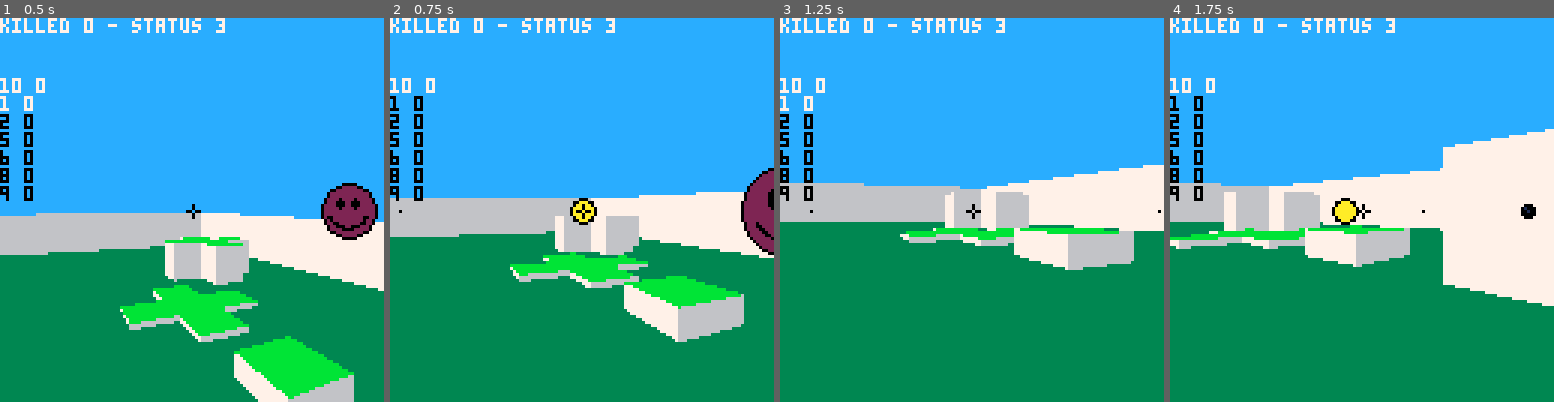
Above: before the commit, frames 1-4 (left to right).
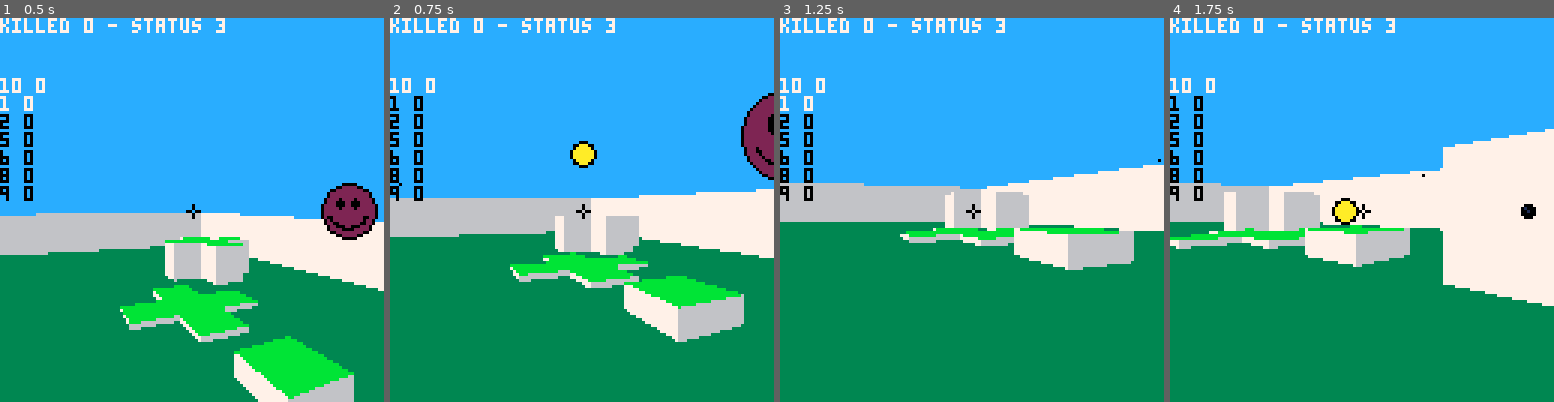
Above: after the commit, the same moments.

Repository: gotsunami/picomaze
Game: PICO-8 cartridge picomaze.p8
Same seed, same stepped clock (60 frames per second), same inputs: the game is played once before the commit and once after it.
Inputs:
- Up to frame 1 (0.5 s): no input
- Up to frame 2 (0.75 s): tap O (Z key) at 0.7 s
- Up to frame 3 (1.25 s): no input
- Up to frame 4 (1.75 s): hold Right from 1.6 s (still down); tap O (Z key) at 1.7 s

Frame 1 is identical in both runs. In frame 2, 3.5% of the frame differs, in the area x 2-100%, y 19-62%; in frame 3, less than 0.1%; in frame 4, less than 0.1%.

Commit message:
Handle z to display objects and for bullet collisions

Diff:
--- a/picomaze.p8
+++ b/picomaze.p8
@@ -103,7 +103,8 @@
       sm.bl.y=sm.bl.y+sin(sm.bl.d)*0.55
       -- hit an enemy?
       for en in all(pls) do
-	 if (sqrt((sm.bl.x - en.x)^2 + (sm.bl.y - en.y)^2) < 0.25) then
+	 if (sqrt((sm.bl.x - en.x)^2 + (sm.bl.y - en.y)^2) < 0.25 and
+	     abs(sm.bl.z - en.z) < 0.4) then
 	    hit(sm, en)
 	    sm.bl.fired = false
 	    break
@@ -192,42 +193,44 @@
 ----------------------------------------
 -- draw a smiley
 function draw_smiley(sm)
-    local dt = pl.d - atan2(sm.x - pl.x, sm.y - pl.y)
-    if (abs(dt) < 0.3) then
-       local r = 32 / sqrt((sm.x - pl.x)^2 + (sm.y - pl.y)^2)
-       local dx = 90 * sin(dt)
-       -- contour --
-       circfill(64-dx,64,r,sm.cl[1])
-       circ(64-dx,64,r,sm.cl[0])
-
-       -- eyes
-       circfill(64-dx-r/3.5,64-r/3.5,r/7,sm.cl[0])
-       circfill(64-dx-r/3.5,64-r/4.6,r/6,sm.cl[0])
-       circfill(64-dx-r/3.5,64-r/6,r/7,sm.cl[0])
-
-       circfill(64-dx+r/3.5,64-r/3.5,r/7,sm.cl[0])
-       circfill(64-dx+r/3.5,64-r/4.6,r/6,sm.cl[0])
-       circfill(64-dx+r/3.5,64-r/6,r/7,sm.cl[0])
-
-       -- mouth
-       if (sm.l == 3) then       -- happy
-	  local x, y, r = 64-dx, 64-r*0.1, r/1.3
-	  for angle = 210, 330.0 do
-	     local ptx, pty = x + r * cos( angle / 360 ), y + r * sin( angle / 360 )
-	     pset( ptx, pty,sm.cl[0])
-	  end
-       end
-       if (flr(sm.l) == 2) then       -- neutral
-	  line(64-dx-r/2,64+r/3,64-dx+r/2,64+r/3,sm.cl[0])
-       end
-       if (flr(sm.l) == 1) then       -- unhappy
-	  local x, y, r = 64-dx, 64+r, r/1.3
-	  for angle = 30, 150.0 do
-	     local ptx, pty = x + r * cos( angle / 360 ), y + r * sin( angle / 360 )
-	     pset( ptx, pty,sm.cl[0])
-	  end
-       end
-    end
+   local dt = pl.d - atan2(sm.x - pl.x, sm.y - pl.y)
+   if (abs(dt) < 0.3) then
+      local r = sqrt((sm.x - pl.x)^2 + (sm.y - pl.y)^2)
+      local cx = 64 - 90 * sin(dt)
+      local cy = 64 - 90 * (pl.z - sm.z) / r
+      r = 32 / r
+      -- contour --
+      circfill(cx,cy,r,sm.cl[1])
+      circ(cx,cy,r,sm.cl[0])
+
+      -- eyes
+      circfill(cx-r/3.5,cy-r/3.5,r/7,sm.cl[0])
+      circfill(cx-r/3.5,cy-r/4.6,r/6,sm.cl[0])
+      circfill(cx-r/3.5,cy-r/6,r/7,sm.cl[0])
+
+      circfill(cx+r/3.5,cy-r/3.5,r/7,sm.cl[0])
+      circfill(cx+r/3.5,cy-r/4.6,r/6,sm.cl[0])
+      circfill(cx+r/3.5,cy-r/6,r/7,sm.cl[0])
+
+      -- mouth
+      if (sm.l == 3) then       -- happy
+	 local x, y, r = cx, cy-r*0.1, r/1.3
+	 for angle = 210, 330.0 do
+	    local ptx, pty = x + r * cos( angle / 360 ), y + r * sin( angle / 360 )
+	    pset( ptx, pty,sm.cl[0])
+	 end
+      end
+      if (flr(sm.l) == 2) then       -- neutral
+	 line(cx-r/2,cy+r/3,cx+r/2,cy+r/3,sm.cl[0])
+      end
+      if (flr(sm.l) == 1) then       -- unhappy
+	 local x, y, r = cx, cy+r, r/1.3
+	 for angle = 30, 150.0 do
+	    local ptx, pty = x + r * cos( angle / 360 ), y + r * sin( angle / 360 )
+	    pset( ptx, pty,sm.cl[0])
+	 end
+      end
+   end
 end
 
 -- draw a bullet
@@ -236,10 +239,12 @@
    if (bl.fired == true) then
       local dt = pl.d - atan2(bl.x - pl.x, bl.y - pl.y)
       if (abs(dt) < 0.3) then
-	 local r = 10 / sqrt((bl.x - pl.x)^2 + (bl.y - pl.y)^2)
-	 local dx = 90 * sin(dt)
-	 circfill(64-dx,64,r,sm.cl[1])
-	 circ(64-dx,64,r,sm.cl[0])
+	 local r = sqrt((bl.x - pl.x)^2 + (bl.y - pl.y)^2)
+	 local cx = 64 - 90 * sin(dt)
+	 local cy = 64 - 90 * (pl.z - bl.z) / r
+	 r = 10 / r
+	 circfill(cx,cy,r,sm.cl[1])
+	 circ(cx,cy,r,sm.cl[0])
       end
    end
 end
